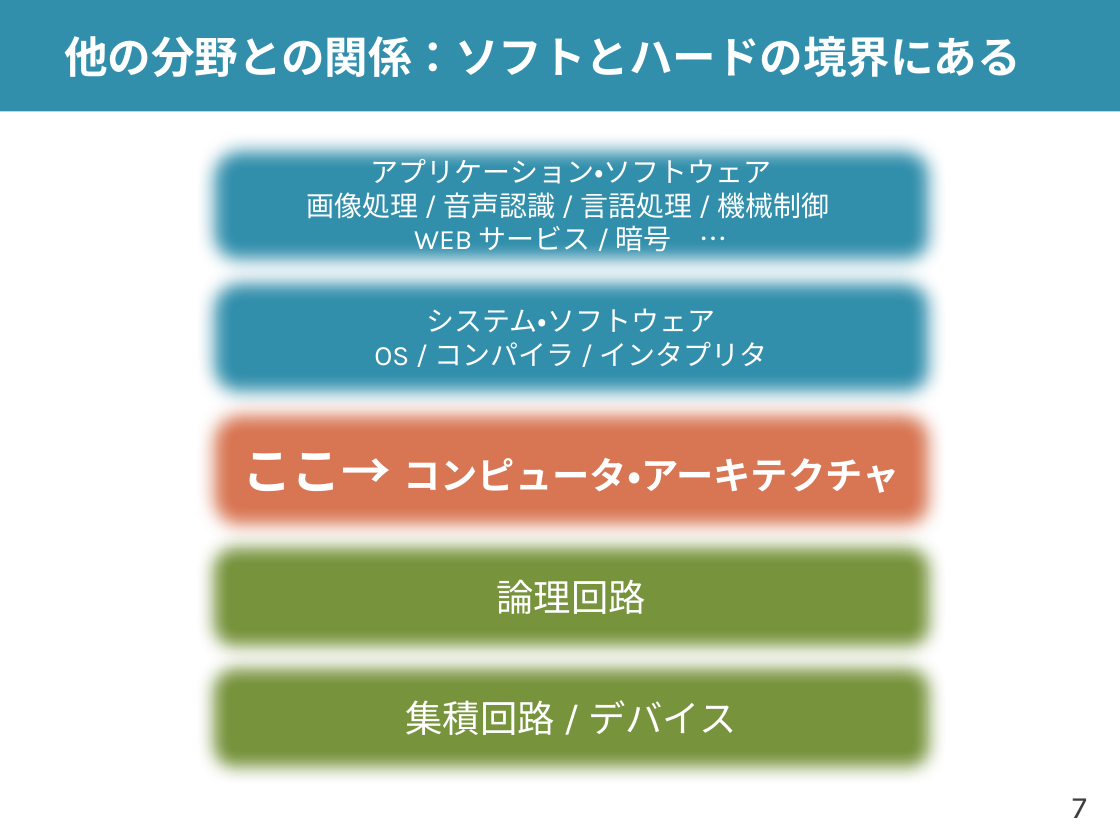
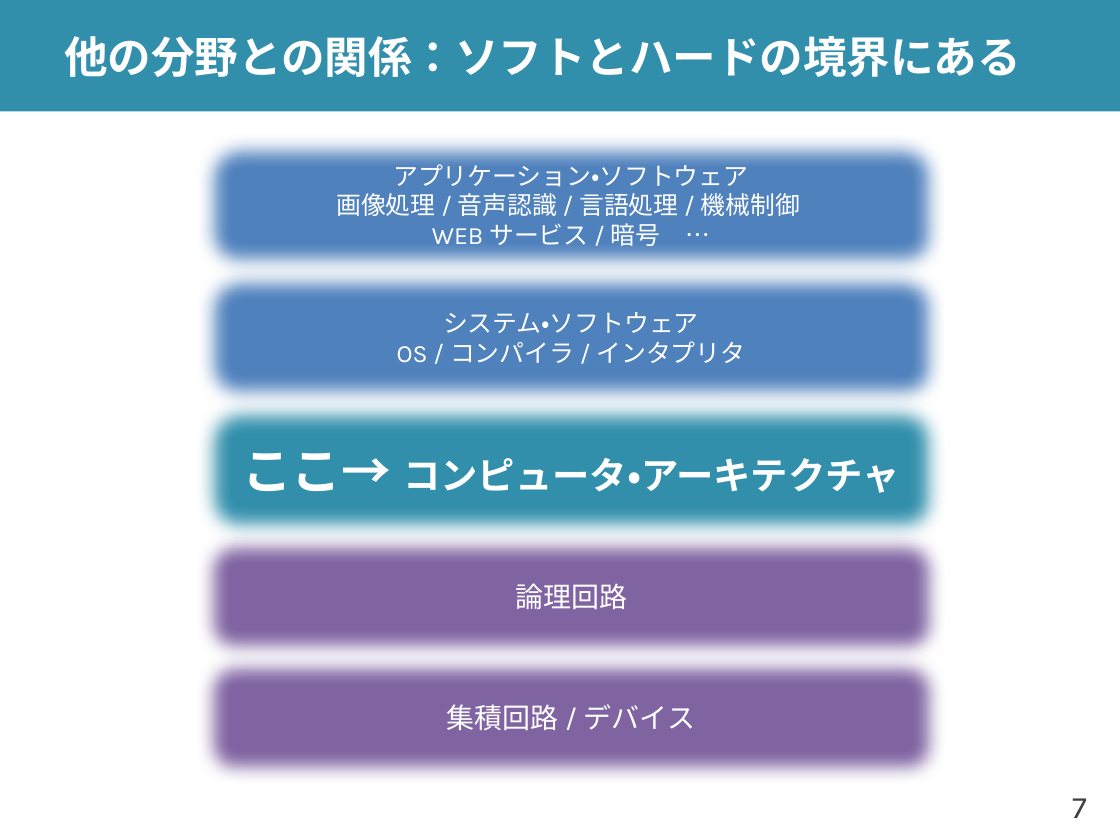
Before and after one commit to shioyadan/advanced-computer-organization, a slide deck: slide 7 of aco-shioya-00.pptx. Drawn at 1120x840 pixels with LibreOffice and Linux fonts; fonts in the diff are those of the drawing. Boxes give left, top, right and bottom in pixels: in the first picture for what was removed or moved away, otherwise in the second. Text is boxed around its words. In the diff, an @@ line names an element or a change of style, - is before the commit and + after.

Commit message:
2022年度イントロ回分を更新

```diff
--- a/aco-shioya-00.pptx
+++ b/aco-shioya-00.pptx
@@ rounded rectangle "アプリケーション・ソフトウェア" at [196, 133, 945, 277]: size 18 to 16 pt; fill #328FAC to #4F81BD @@
@@ rounded rectangle "システム・ソフトウェア" at [196, 265, 945, 409]: size 18 to 16 pt; fill #328FAC to #4F81BD @@
@@ rounded rectangle "ここ→ コンピュータ・アーキテクチャ" at [196, 398, 945, 541]: fill #D87552 to #328FAC @@
@@ rounded rectangle "論理回路" at [196, 530, 945, 662]: size 24 to 18 pt; fill #77933C to #8064A2 @@
@@ rounded rectangle "集積回路 / デバイス" at [196, 652, 945, 784]: size 24 to 18 pt; fill #77933C to #8064A2 @@
```
Also in this commit, not shown: 8 other slides changed, 2 slides added, 1 other file.
